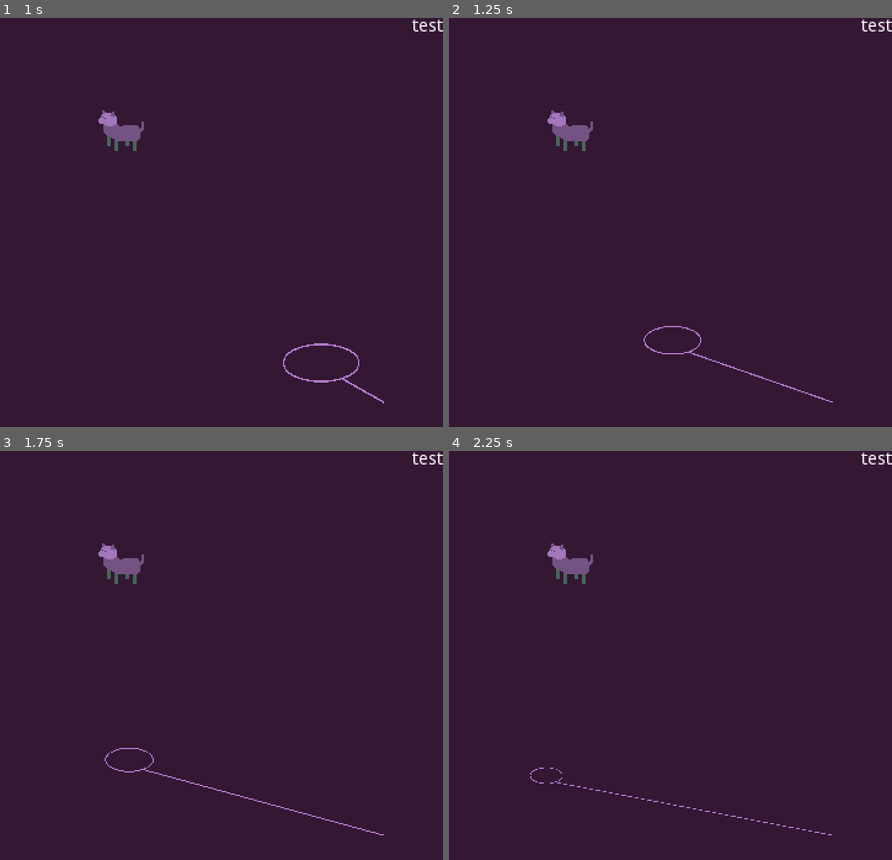
Above: before the commit, frames 1-4 (two rows, left to right).
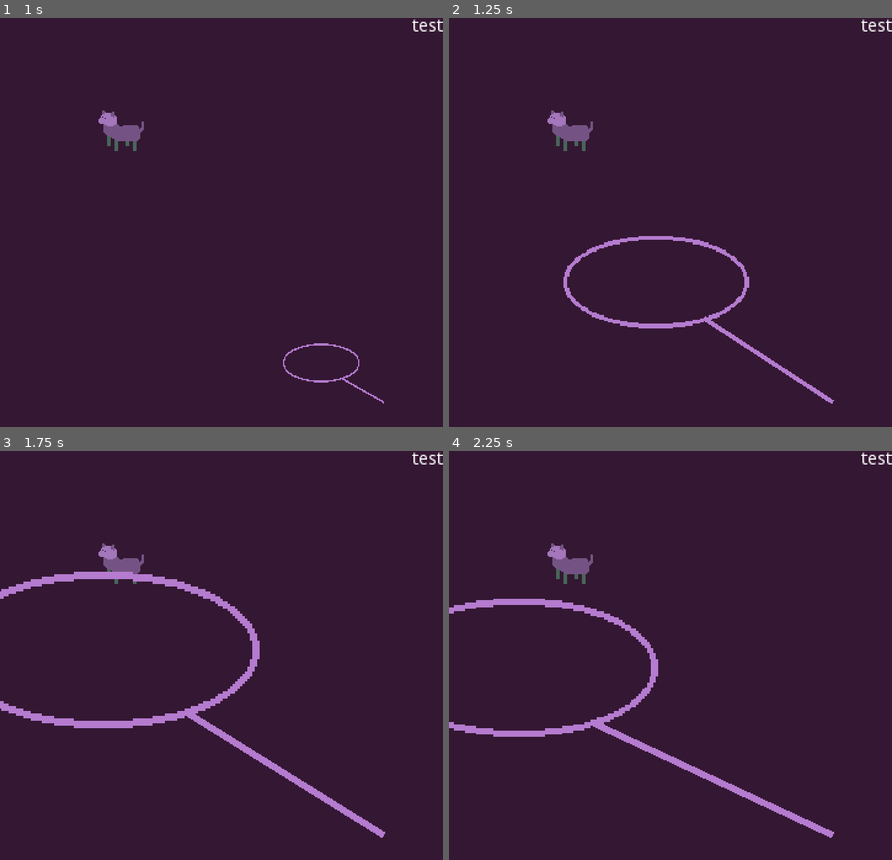
Above: after the commit, the same moments.

Repository: joemahon89/LDJAM47-Space-Cowboy
Game: Godot game, scene res://scenes/main.tscn
Two runs of this game, one before a commit and one after it. Both use one fixed random seed, a clock stepped at 60 frames per second and the inputs below. The engine's default icon, where the game draws it, is replaced by a stand-in: a white triangle on a blue panel in a dark square.
Inputs:
- Up to frame 1 (1 s): tap Enter at 0.5 s; hold Right (lasso_right) from 0.53 s (still down); hold = (lasso_grow) from 0.53 s (still down)
- Up to frame 2 (1.25 s): keep holding Right (lasso_right); keep holding = (lasso_grow)
- Up to frame 3 (1.75 s): release Right (lasso_right) at 1.28 s; release = (lasso_grow) at 1.28 s; hold S (lasso_down) from 1.28 s (still down); tap - (lasso_shrink) at 1.35 s
- Up to frame 4 (2.25 s): release S (lasso_down) at 2.03 s; hold Right (lasso_right) from 2.03 s (still down); hold = (lasso_grow) from 2.03 s (still down)

Frame 1 is identical in both runs. In frame 2, 1.5% of the frame differs, in the area x 25-87%, y 53-95%; in frame 3, 3.3%, in the area x 0-87%, y 29-95%; in frame 4, 2.7%.

Commit message:
Added animation player and adjusted some speeds

Diff:
--- a/scenes/lasso.gd
+++ b/scenes/lasso.gd
@@ -12,6 +12,10 @@
 onready var area2d_node = get_node("Area2D")
 onready var sprite_node = get_node("lasso_sprite")
 onready var rope_node = get_tree().get_root().get_node("Node2D/lasso_rope")
+
+
+onready var animation_easy = get_node("animationplayer_easy")
+
 
 var input_allowed = true
 var start_delay_timer
@@ -46,13 +50,15 @@
 
 func initial_impulse():
 	randomize()
-	var angle_x = (randi() % (10 - 0) + 0)*0.1*-1
+	var angle_x = (randi() % (10 - 2) + 2)*0.1*-1
 	randomize()
-	var angle_y = (randi() % (10 - 0) + 0)*0.1*-1
+	var angle_y = (randi() % (10 - 2) + 2)*0.1*-1
 	print(angle_x, angle_y)
 	var angle_vector = Vector2(angle_x, angle_y)
 	print(angle_vector)
-	apply_impulse(Vector2(), angle_vector * 250)
+	apply_impulse(Vector2(), angle_vector * 300)
+	animation_easy.play("lasso_scale_anim")
+
 
 # Called every frame. 'delta' is the elapsed time since the previous frame.
 func _process(delta):
@@ -61,16 +67,16 @@
 
 		if Input.is_action_pressed("lasso_up"):
 			var direction = Vector2(0,-1)
-			apply_impulse(Vector2(), direction * 1)
+			apply_impulse(Vector2(), direction * 2)
 		if Input.is_action_pressed("lasso_down"):
 			var direction = Vector2(0,1)
-			apply_impulse(Vector2(), direction * 1)
+			apply_impulse(Vector2(), direction * 2)
 		if Input.is_action_pressed("lasso_left"):
 			var direction = Vector2(-1,0)
-			apply_impulse(Vector2(), direction * 1)
+			apply_impulse(Vector2(), direction * 2)
 		if Input.is_action_pressed("lasso_right"):
 			var direction = Vector2(1,0)
-			apply_impulse(Vector2(), direction * 1)
+			apply_impulse(Vector2(), direction * 2)
 
 		if Input.is_action_pressed("lasso_shrink"):
 			shrink_lasso(delta)
--- a/scenes/lasso.tscn
+++ b/scenes/lasso.tscn
@@ -1,9 +1,37 @@
-[gd_scene load_steps=4 format=2]
+[gd_scene load_steps=5 format=2]
 
 [ext_resource path="res://sprites/lasso_angled.png" type="Texture" id=1]
 [ext_resource path="res://scenes/lasso.gd" type="Script" id=2]
 
 [sub_resource type="CircleShape2D" id=1]
+
+[sub_resource type="Animation" id=2]
+resource_name = "lasso_scale_anim"
+length = 3.0
+tracks/0/type = "value"
+tracks/0/path = NodePath("lasso_sprite:scale")
+tracks/0/interp = 2
+tracks/0/loop_wrap = true
+tracks/0/imported = false
+tracks/0/enabled = true
+tracks/0/keys = {
+"times": PoolRealArray( 0, 0.6, 3 ),
+"transitions": PoolRealArray( 1, 1.10957, 1 ),
+"update": 0,
+"values": [ Vector2( 0.5, 0.5 ), Vector2( 2, 2 ), Vector2( 0.2, 0.2 ) ]
+}
+tracks/1/type = "value"
+tracks/1/path = NodePath("Area2D:scale")
+tracks/1/interp = 2
+tracks/1/loop_wrap = true
+tracks/1/imported = false
+tracks/1/enabled = true
+tracks/1/keys = {
+"times": PoolRealArray( 0, 0.6, 3 ),
+"transitions": PoolRealArray( 1, 0.27, 1 ),
+"update": 0,
+"values": [ Vector2( 0.5, 0.25 ), Vector2( 2, 1 ), Vector2( 0.2, 0.1 ) ]
+}
 
 [node name="lasso" type="RigidBody2D"]
 mass = 0.5
@@ -11,6 +39,7 @@
 script = ExtResource( 2 )
 
 [node name="lasso_sprite" type="Sprite" parent="."]
+scale = Vector2( 0.5, 0.5 )
 texture = ExtResource( 1 )
 
 [node name="lasso_join_point" type="Sprite" parent="lasso_sprite"]
@@ -18,11 +47,14 @@
 scale = Vector2( 0.309374, 0.309374 )
 
 [node name="Area2D" type="Area2D" parent="."]
-scale = Vector2( 1, 0.5 )
+scale = Vector2( 0.5, 0.25 )
 gravity = 0.0
 
 [node name="lasso_col" type="CollisionShape2D" parent="Area2D"]
 scale = Vector2( 6, 6 )
 shape = SubResource( 1 )
+
+[node name="animationplayer_easy" type="AnimationPlayer" parent="."]
+anims/lasso_scale_anim = SubResource( 2 )
 [connection signal="area_entered" from="Area2D" to="." method="_on_Area2D_area_entered"]
 [connection signal="area_exited" from="Area2D" to="." method="_on_Area2D_area_exited"]
